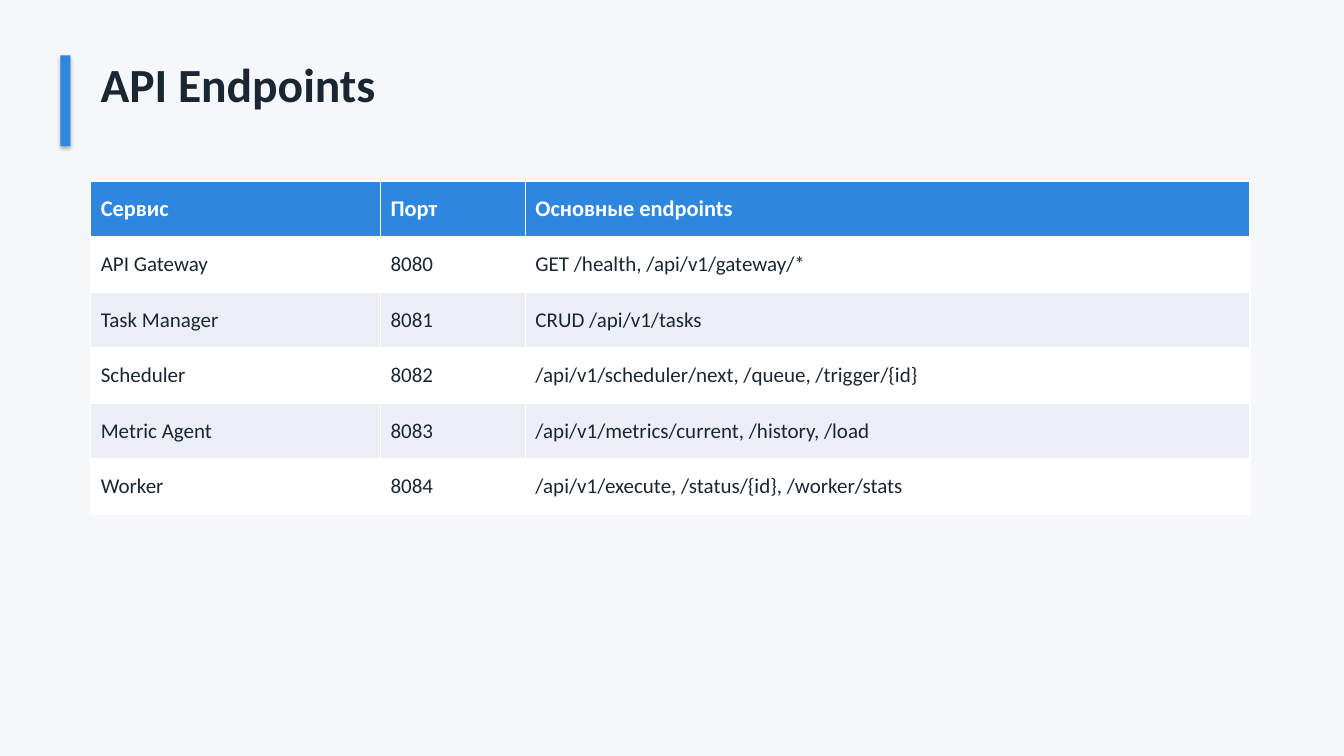
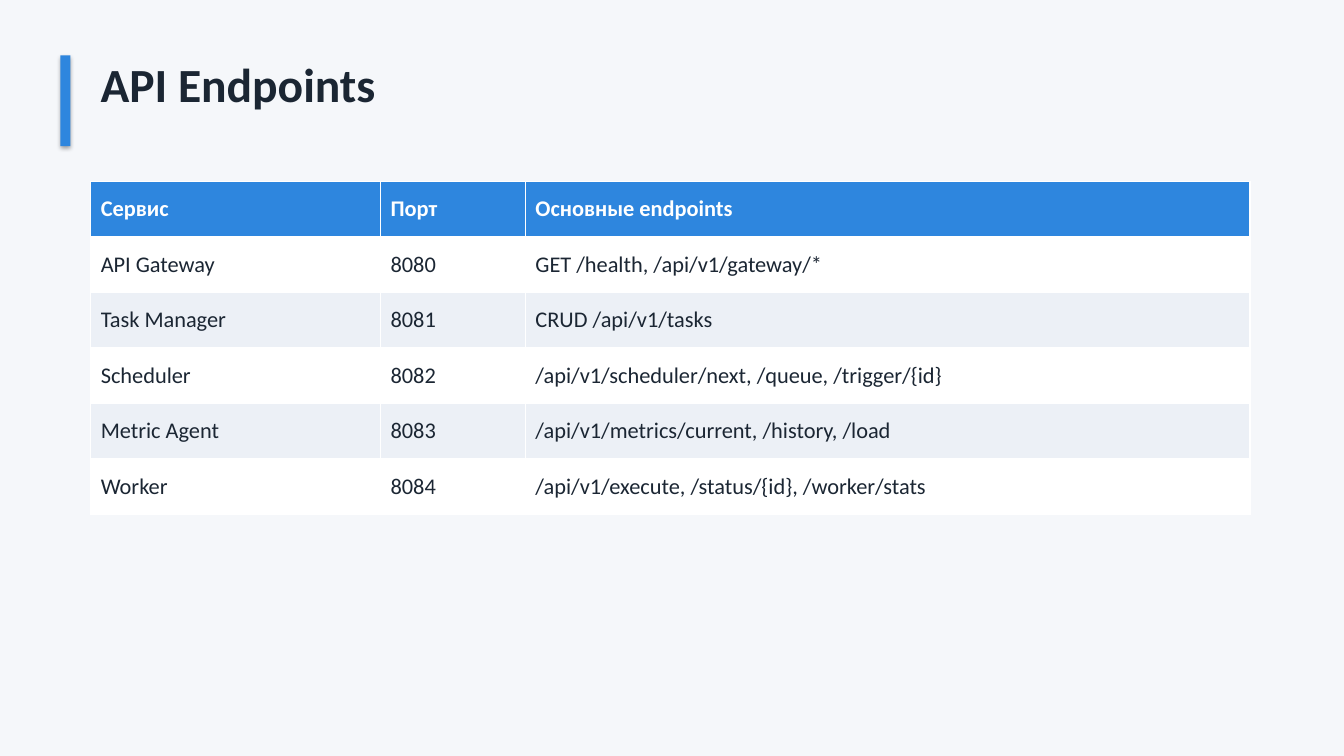
Before and after one commit to asvec6767/adaptive_cron, a slide deck: slide 14 of adaptive_cron.pptx (slide 12 before the commit). Drawn at 1344x756 pixels with LibreOffice and Linux fonts; fonts in the diff are those of the drawing. Boxes give left, top, right and bottom in pixels: in the first picture for what was removed or moved away, otherwise in the second. Text is boxed around its words. In the diff, an @@ line names an element or a change of style, - is before the commit and + after.

```diff
--- a/adaptive_cron.pptx
+++ b/adaptive_cron.pptx
@@ table at (91, 181, 1251, 514) @@
@@ size 15 to 16 pt in "API Gateway", "8080", "GET /health, /api/v1/gateway/*", "Task Manager" and 11 more places @@
```
Also in this commit, not shown: 3 other slides changed, 2 slides added, 1 other file.
